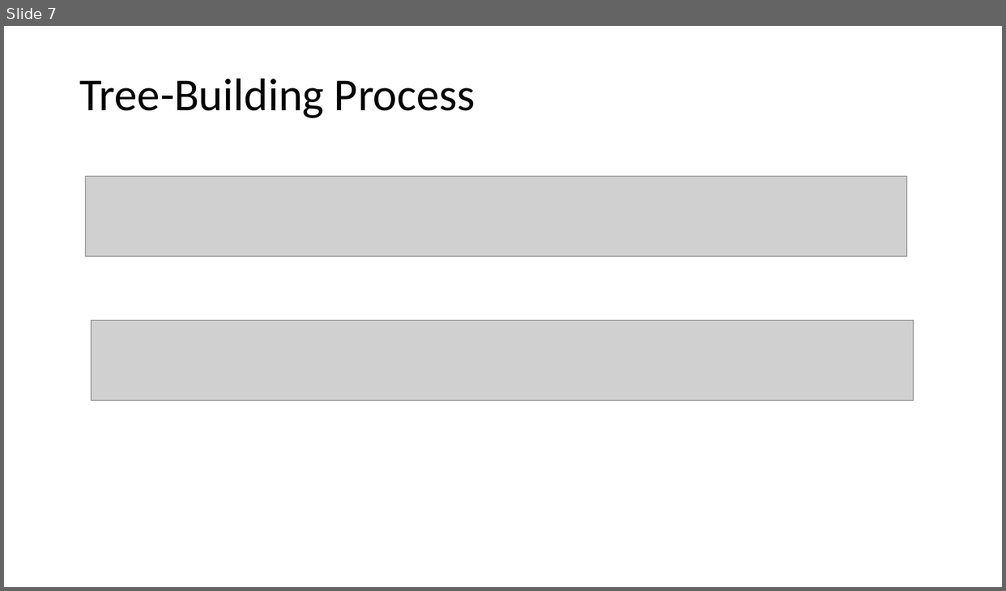
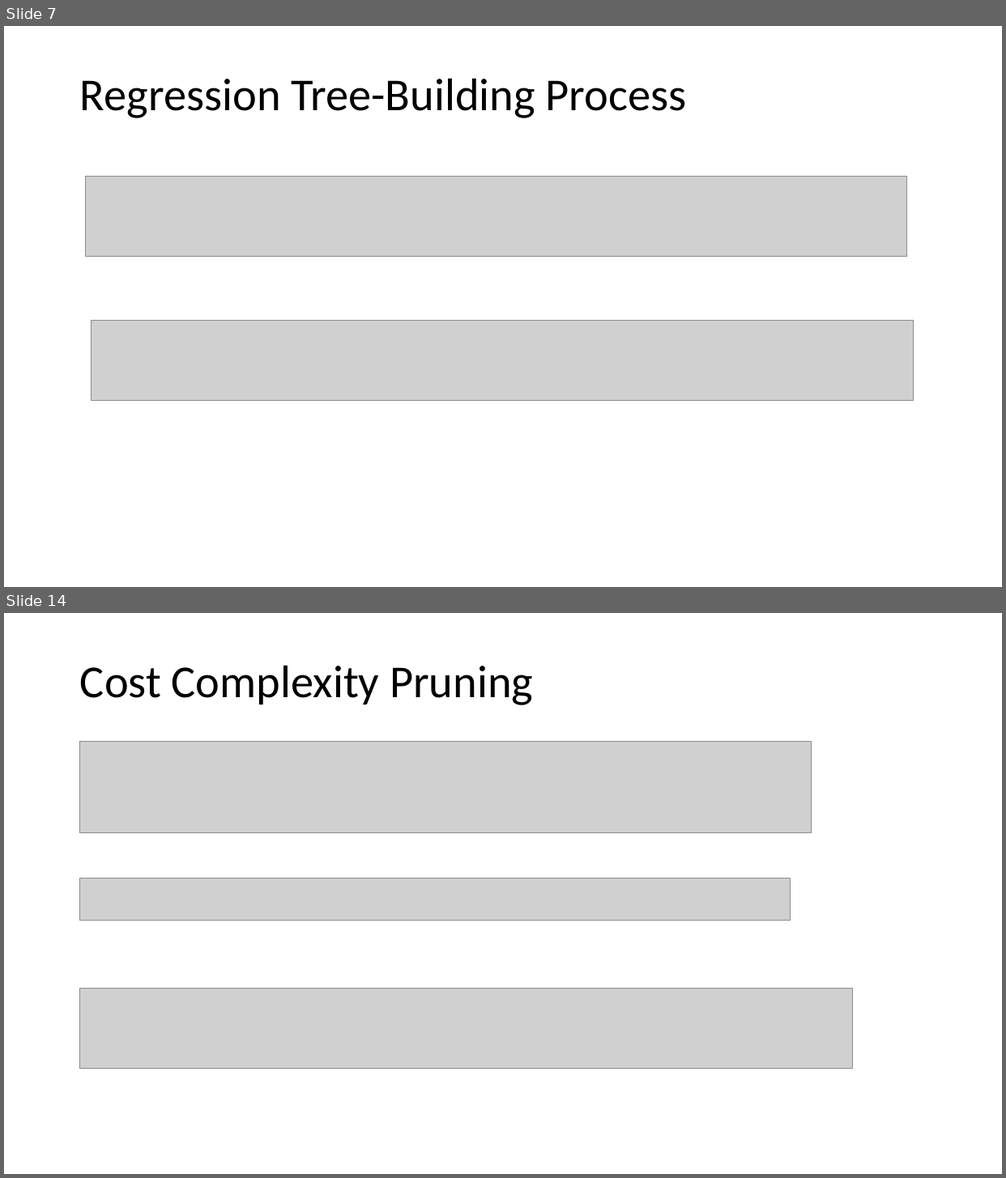
Before and after one commit to tianzheng4/tianzheng4.github.io, a slide deck: _umkc-teaching/slides/Lecture9.pptx. Shown one above the other, each under a label of ours: slide 7 before the commit, slides 7 and 14 after it; the slides between them are not shown. The pictures are 1006x591 and 1006x1178 pixels, drawn with LibreOffice and Linux fonts; fonts in the diff are those of the drawing; grey boxes stand for pictures. Boxes give left, top, right and bottom in pixels: in the first picture for what was removed or moved away, otherwise in the second. Text is boxed around its words. In the diff, an @@ line names an element or a change of style, - is before the commit and + after.

```diff
--- a/_umkc-teaching/slides/Lecture9.pptx
+++ b/_umkc-teaching/slides/Lecture9.pptx
@@ slide 14 added at [4,613,1002,1174], background #FFFFFF @@
@@ title added at [80,665,533,705], 44 pt, text #000000 @@
+Cost Complexity Pruning
@@ picture added at [80,742,812,834] @@
@@ picture added at [80,879,791,921] @@
@@ picture added at [80,989,853,1069] @@
@@ slide 7 changed as well @@
@@ title at [80,78,687,118]: text changed @@
-Tree-Building Process
+Regression Tree-Building Process
```
Also in this commit, not shown: 5 other slides changed, 18 other slides added, 14 slides removed.
